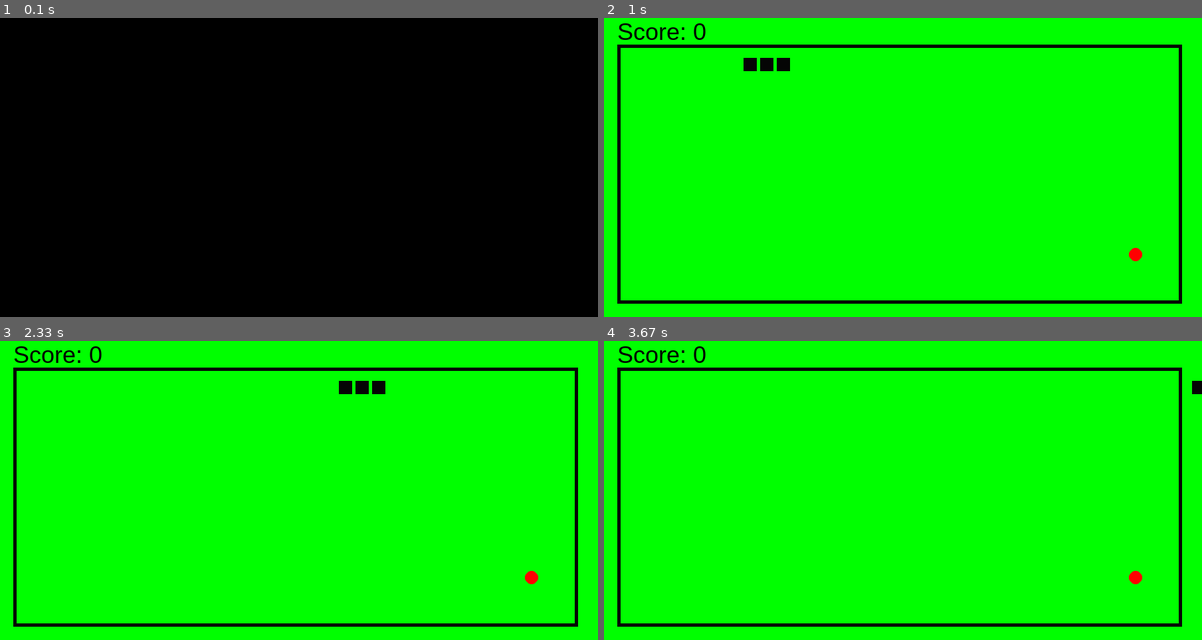
Above: before the commit, frames 1-4 (two rows, left to right).
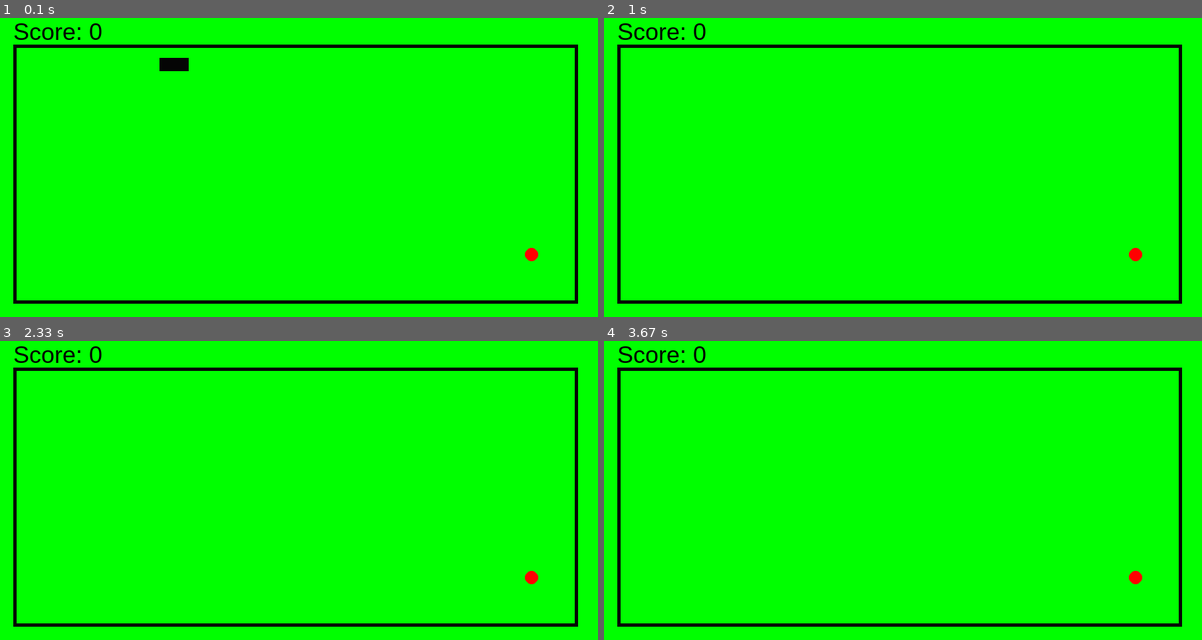
Above: after the commit, the same moments.

Repository: burhanmutlu/pygame
Game: pygame game, started from snake/main.py
The game is run twice, just before and just after one commit, with the same random seed, the same clock (stepped at 60 frames per second) and the same inputs.
Inputs:
- Up to frame 1 (0.1 s): no input
- Up to frame 2 (1 s): hold Right 0.33-0.8 s; hold Up from 0.83 s (still down)
- Up to frame 3 (2.33 s): release Up at 1.3 s; hold Left from 1.83 s (still down)
- Up to frame 4 (3.67 s): release Left at 2.37 s; hold Down 2.4-2.87 s

The runs differ from the first frame. In frame 1, 97% of the frame differs, in the area x 0-100%, y 0-100%; in frame 2, 0.3%; in frame 3, 0.3%; in frame 4, less than 0.1%.

Commit message:
direction ile ilgili guncellemeler

Diff:
--- a/snake/main.py
+++ b/snake/main.py
@@ -27,6 +27,20 @@
 is_running = True
 while is_running:
     for event in pygame.event.get():
+        if event.type == pygame.KEYDOWN:
+            if event.key == pygame.K_UP:
+                snake1.velocity_y = -1
+                snake1.velocity_x = 0
+            elif event.key == pygame.K_DOWN:
+                snake1.velocity_y = 1
+                snake1.velocity_x = 0
+            elif event.key == pygame.K_LEFT:
+                snake1.velocity_x = -1
+                snake1.velocity_y = 0
+            elif event.key == pygame.K_RIGHT:
+                snake1.velocity_x = 1
+                snake1.velocity_y = 0
+                print(snake1.velocity_x, snake1.velocity_y)
         if event.type == pygame.QUIT:
             is_running = False
 
@@ -38,9 +52,9 @@
     snake1.draw(screen)
     food1.draw(screen)
 
-    key = pygame.key.get_pressed()
-    if key [pygame.K_UP]:
+    """    if key [pygame.K_UP]:
         snake1.velocity_y= -1
+        print(snake1.velocity_y)
 
     if key [pygame.K_DOWN]:
         snake1.velocity_y= 1
@@ -49,7 +63,7 @@
         snake1.velocity_x = -1   #-1 sol, 0 sabit, 1 sağ
 
     if key [pygame.K_RIGHT]:
-        snake1.velocity_x = 1
+        snake1.velocity_x = 1 """
 
 
 
--- a/snake/snake.py
+++ b/snake/snake.py
@@ -18,8 +18,8 @@
     def draw(self, screen):
         for _ in range(self.initial_length):
             pygame.draw.rect(screen, self.color, (self.x, self.y, self.width, self.height))
-            self.x += (self.width+5)
-            time.sleep(0.1)
+            self.x += (self.width+5)//2
+            #time.sleep(0.1)
 
     def grow(self):
         self.initial_length += 1
